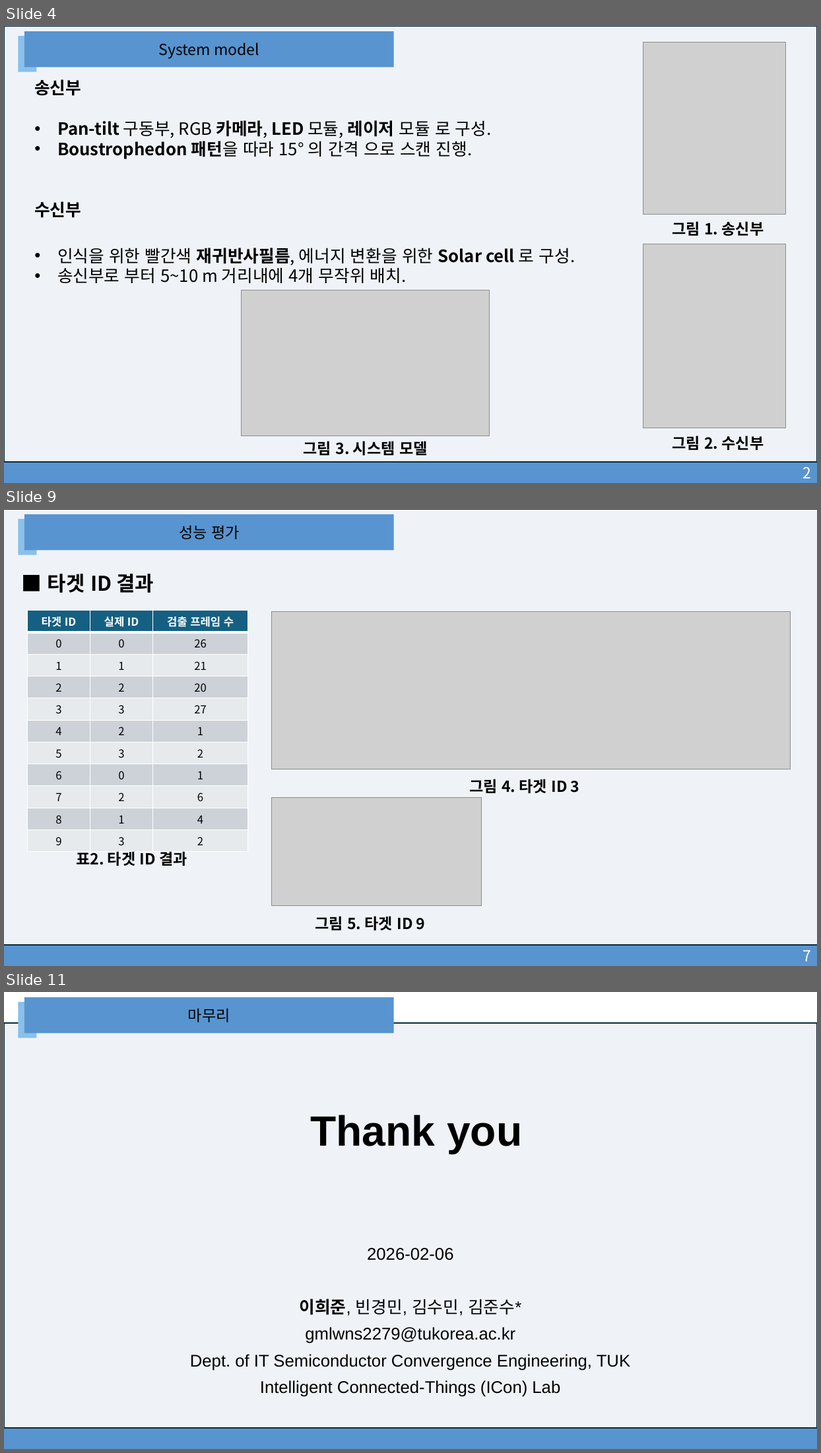
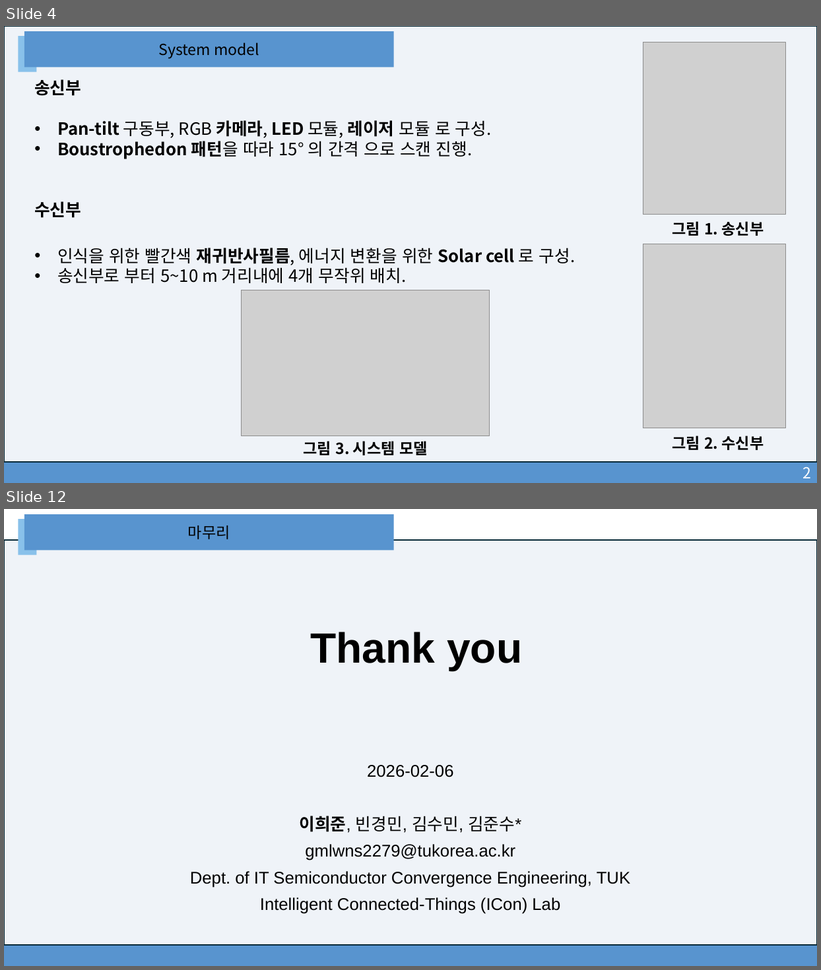
Before and after one commit to leontnhaps/DLC_system_model, a slide deck: Docs/광무선 전력 전송을 위한 Pan-Tilt 카메라 스캔 시스템에서 다중 객체 추적기법.pptx. Shown one above the other, each under a label of ours: slides 4, 9 and 11 before the commit, slides 4 and 12 after it; the slides between them are not shown. The pictures are 821x1453 and 821x970 pixels, drawn with LibreOffice and Linux fonts; fonts in the diff are those of the drawing; grey boxes stand for pictures. Boxes give left, top, right and bottom in pixels: in the first picture for what was removed or moved away, otherwise in the second. Text is boxed around its words. In the diff, an @@ line names an element or a change of style, - is before the commit and + after.

```diff
--- a/Docs/광무선 전력 전송을 위한 Pan-Tilt 카메라 스캔 시스템에서 다중 객체 추적기법.pptx
+++ b/Docs/광무선 전력 전송을 위한 Pan-Tilt 카메라 스캔 시스템에서 다중 객체 추적기법.pptx
@@ slide 9 removed at box(4, 509, 817, 966), background #FFFFFF @@
@@ rectangle removed at box(4, 509, 817, 945) @@
@@ rectangle removed at box(18, 519, 36, 555) @@
@@ rectangle removed at box(24, 514, 394, 551) @@
-성능 평가
@@ text removed at box(48, 574, 154, 593) @@
-■ 타겟 ID 결과
@@ table removed at box(27, 610, 248, 849), 11 rows, 3 columns @@
-타겟 ID | 실제 ID | 검출 프레임 수
-0 | 0 | 26
-1 | 1 | 21
-2 | 2 | 20
-3 | 3 | 27
-4 | 2 | 1
-5 | 3 | 2
-6 | 0 | 1
-7 | 2 | 6
-8 | 1 | 4
-9 | 3 | 2
@@ picture removed at box(272, 611, 790, 770) @@
@@ text removed at box(469, 779, 580, 793) @@
-그림 4. 타겟 ID 3
@@ picture removed at box(272, 798, 482, 906) @@
@@ text removed at box(76, 852, 187, 866) @@
-표2. 타겟 ID 결과
@@ text removed at box(315, 916, 426, 931) @@
-그림 5. 타겟 ID 9
@@ rectangle removed at box(4, 945, 817, 966) @@
-7
@@ what was slide 11 is now slide 12 @@
```
Also in this commit, not shown: 5 slides changed, 4 slides added, 2 other slides removed, 2 other files.
